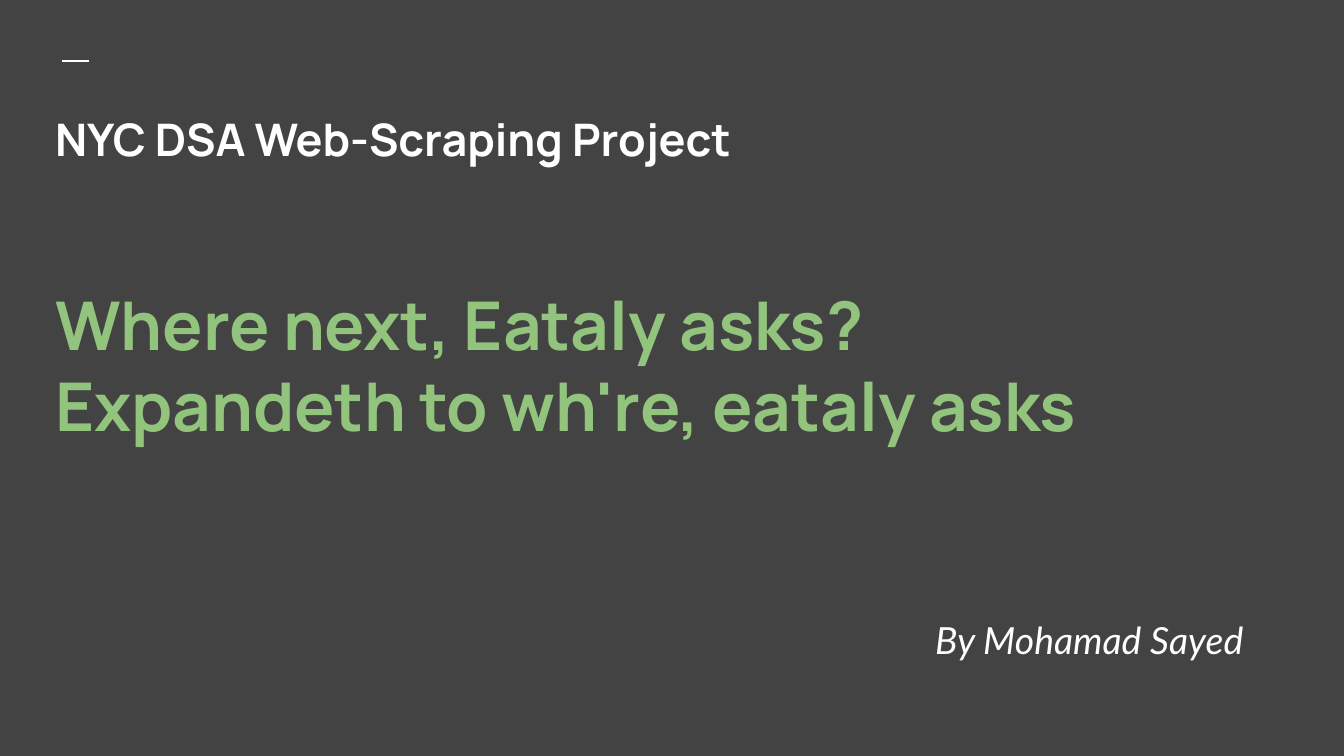
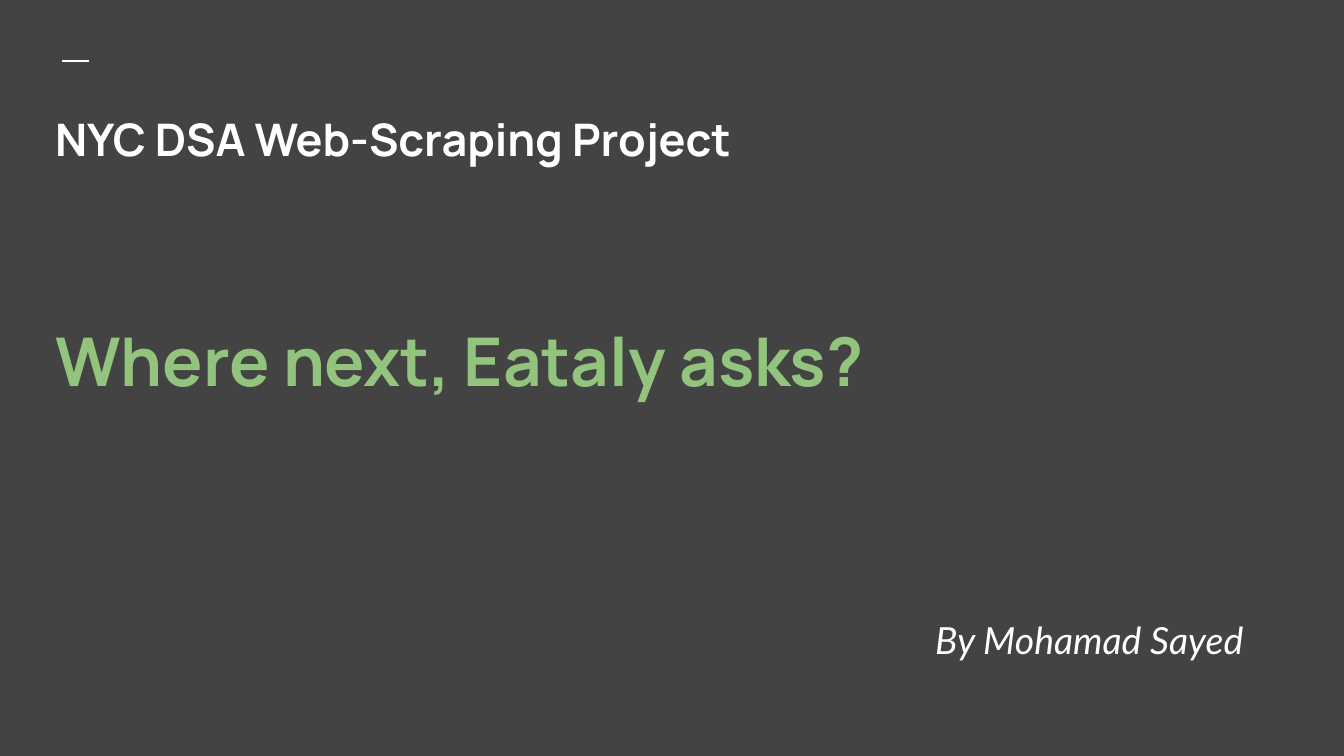
Before and after one commit to mo-sayed/Web-Scraping-Project, a slide deck: slide 1 of Eataly - Mo Sayed Presentation.pptx. Drawn at 1344x756 pixels with LibreOffice and Linux fonts; fonts in the diff are those of the drawing. Boxes give left, top, right and bottom in pixels: in the first picture for what was removed or moved away, otherwise in the second. Text is boxed around its words. In the diff, an @@ line names an element or a change of style, - is before the commit and + after.

```diff
--- a/Eataly - Mo Sayed Presentation.pptx
+++ b/Eataly - Mo Sayed Presentation.pptx
@@ title "Where next, Eataly asks?": place and size @@
-title "Where next, Eataly asks?" at box(55, 300, 1076, 447)
+title "Where next, Eataly asks?" at box(55, 336, 863, 402)
@@ title at box(55, 381, 1076, 447): paragraph removed @@
-Expandeth to wh're, eataly asks
```
Also in this commit, not shown: 5 other slides changed, 1 slide removed.
